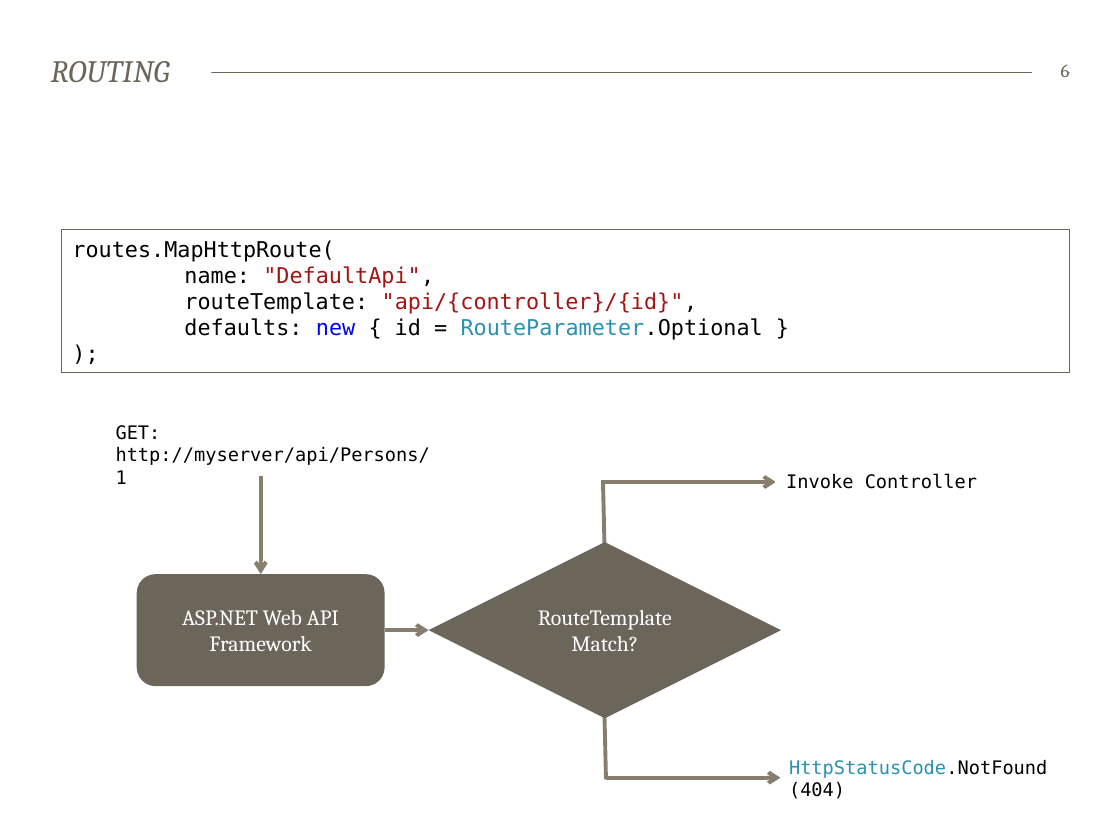
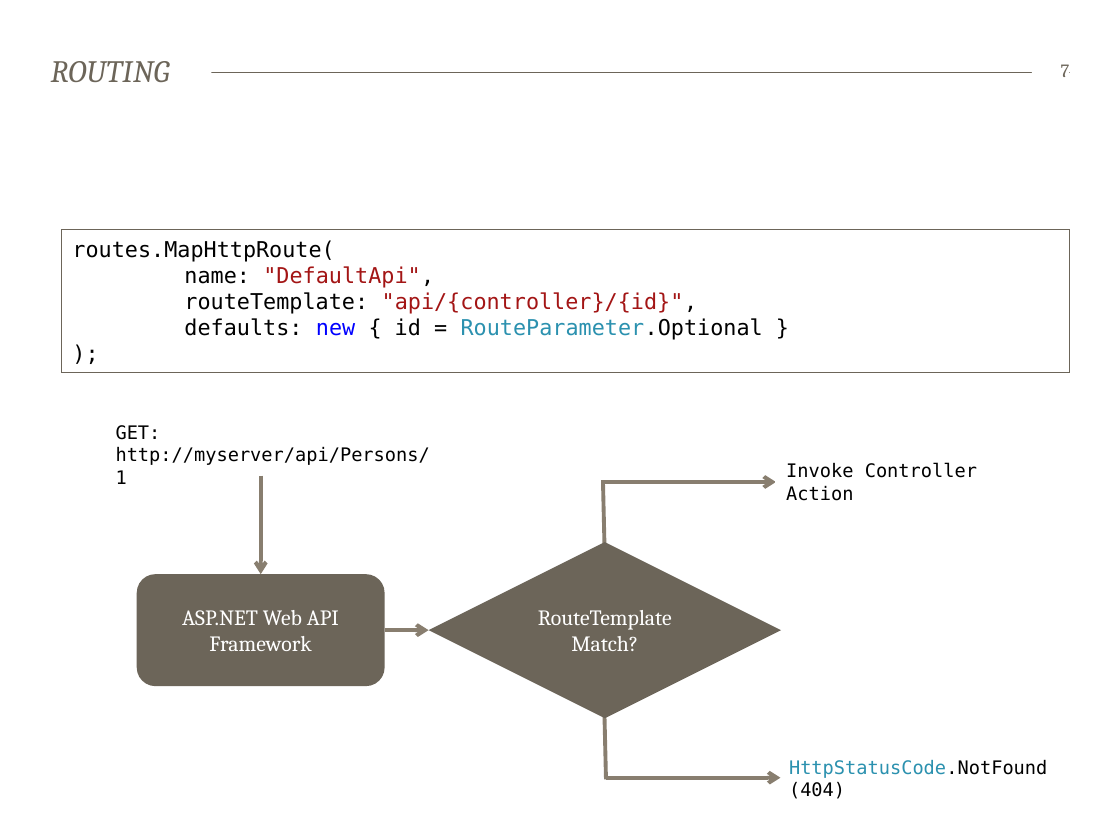
Before and after one commit to bekk/dotnetkurs, a slide deck: slide 7 of webapi/WebAPI.pptx (slide 6 before the commit). Drawn at 1120x840 pixels with LibreOffice and Linux fonts; fonts in the diff are those of the drawing. Boxes give left, top, right and bottom in pixels: in the first picture for what was removed or moved away, otherwise in the second. Text is boxed around its words. In the diff, an @@ line names an element or a change of style, - is before the commit and + after.

```diff
--- a/webapi/WebAPI.pptx
+++ b/webapi/WebAPI.pptx
@@ page number at [1061,64,1070,77]: text changed @@
-6
+7
@@ text at [786,462,977,501]: text changed @@
-Invoke Controller
+Invoke Controller Action
```
Also in this commit, not shown: 5 other slides changed, 3 slides added, 6 slides removed, 1 other file.
